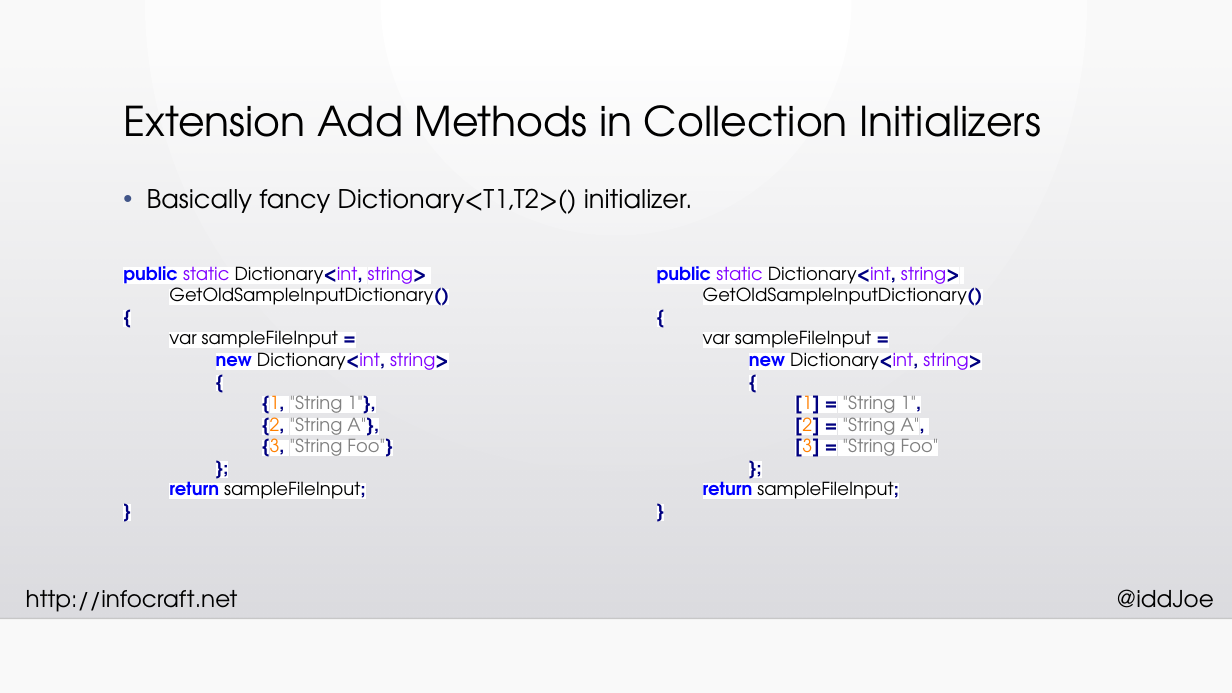
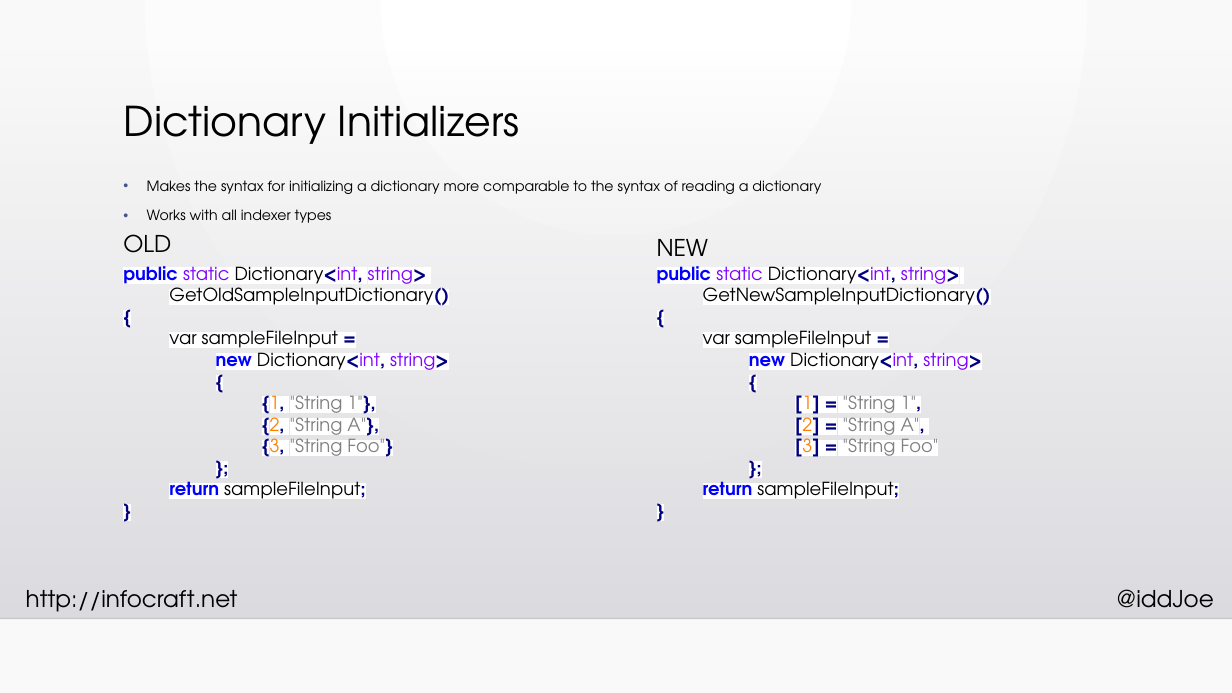
Before and after one commit to InfoCraftDotNet/CSharp-6-New-Language-Features, a slide deck: slide 8 of Slides/CSharp-6-New-Language-Features.pptx. Drawn at 1232x693 pixels with LibreOffice and Linux fonts; fonts in the diff are those of the drawing; background and template pictures are left out. Boxes give left, top, right and bottom in pixels: in the first picture for what was removed or moved away, otherwise in the second. Text is boxed around its words. In the diff, an @@ line names an element or a change of style, - is before the commit and + after.

```diff
--- a/Slides/CSharp-6-New-Language-Features.pptx
+++ b/Slides/CSharp-6-New-Language-Features.pptx
@@ title at box(123, 105, 520, 144): text changed @@
-Extension Add Methods in Collection Initializers
+Dictionary Initializers
@@ text at box(147, 180, 821, 223): text changed; size 20 to 11 pt @@
-• Basically fancy Dictionary<T1,T2>() initializer.
+• Makes the syntax for initializing a dictionary more comparable to the syntax of reading a dictionary
+• Works with all indexer types
@@ text added at box(123, 234, 171, 253), 18 pt, text #000000 @@
+OLD
@@ text added at box(657, 239, 709, 268), 18 pt, text #000000 @@
+NEW
@@ text at box(703, 283, 991, 306): text changed @@
-GetOldSampleInputDictionary()
+GetNewSampleInputDictionary()
```
Also in this commit, not shown: 4 other slides changed, 3 slides added, 2 slides removed, 5 other files.
